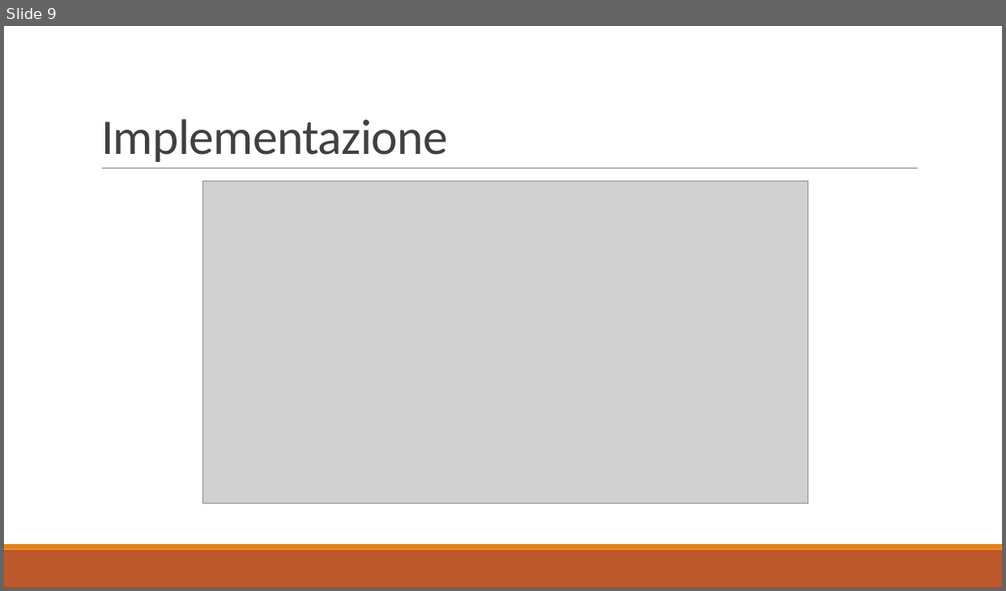
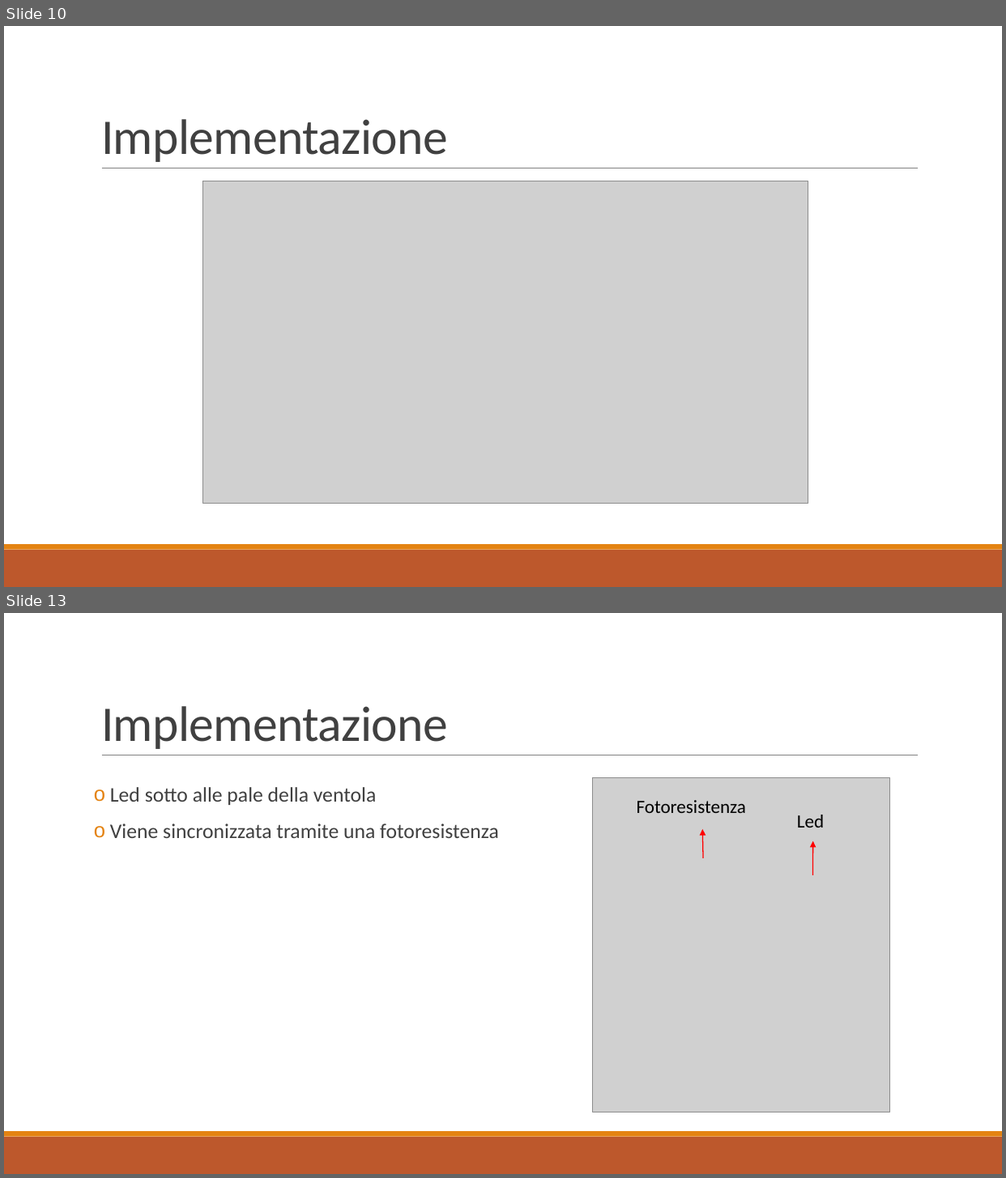
Before and after one commit to nemastojanovic/Fan-Clock, a slide deck: Documentazione/I3_PRESENTAZIONE_PROG2.pptx. Shown one above the other, each under a label of ours: slide 9 before the commit, slides 10 and 13 after it; the slides between them are not shown. The pictures are 1006x591 and 1006x1178 pixels, drawn with LibreOffice and Linux fonts; fonts in the diff are those of the drawing; grey boxes stand for pictures. Boxes give left, top, right and bottom in pixels: in the first picture for what was removed or moved away, otherwise in the second. Text is boxed around its words. In the diff, an @@ line names an element or a change of style, - is before the commit and + after.

```diff
--- a/Documentazione/I3_PRESENTAZIONE_PROG2.pptx
+++ b/Documentazione/I3_PRESENTAZIONE_PROG2.pptx
@@ slide 13 added at (4,613,1002,1174), background #FFFFFF; not listed: 3 template elements that a slide beside it also shows @@
@@ title added at (101,706,448,749), 48 pt, text #404040 @@
+Implementazione
@@ picture added at (593,777,889,1112) @@
@@ text added at (110,787,499,838), 20 pt, text #404040 @@
+o Led sotto alle pale della ventola
+o Viene sincronizzata tramite una fotoresistenza
@@ text added at (637,800,746,813), 18 pt, text #000000 @@
+Fotoresistenza
@@ arrow added from (703, 858) to (702, 829), #FF0000 1 pt @@
@@ text added at (797,815,824,828), 18 pt, text #000000 @@
+Led
@@ arrow added from (813, 875) to (813, 841), #FF0000 1 pt @@
@@ what was slide 9 is now slide 10 @@
```
Also in this commit, not shown: 4 slides changed, 3 other slides added.
